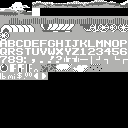
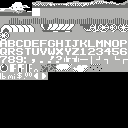
Before/after of a 128 × 128 layered artwork. What changed in the layer stack:
painted on "patternB.bmp" over bbox(0, 0, 128, 16)
